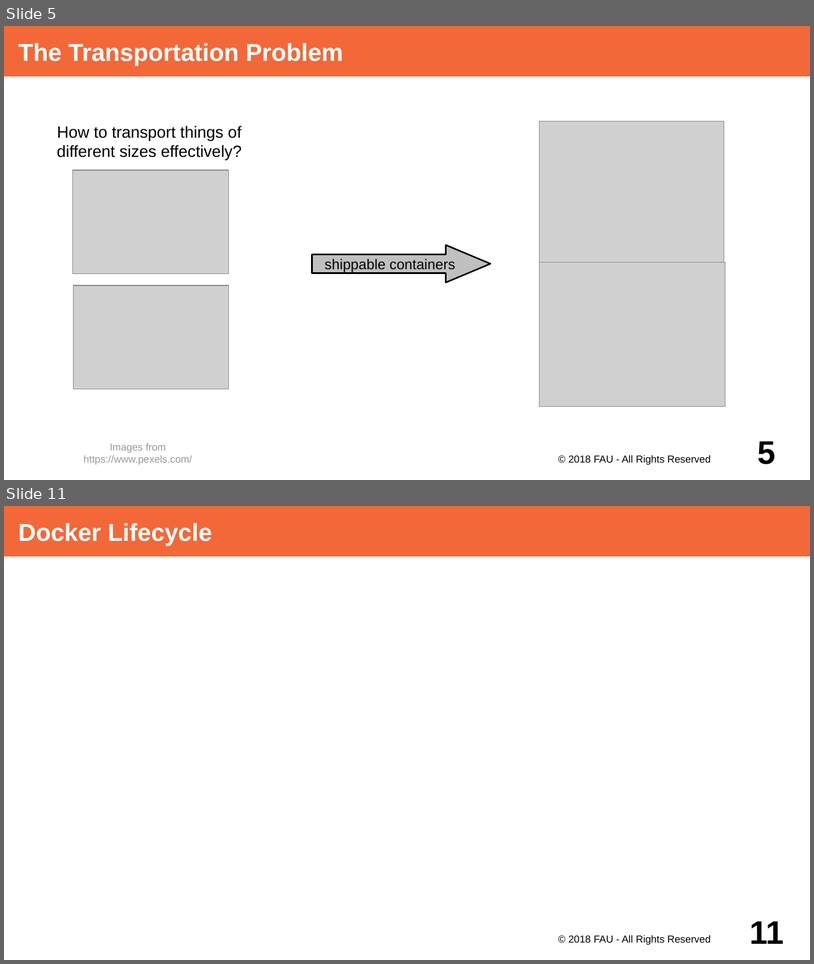
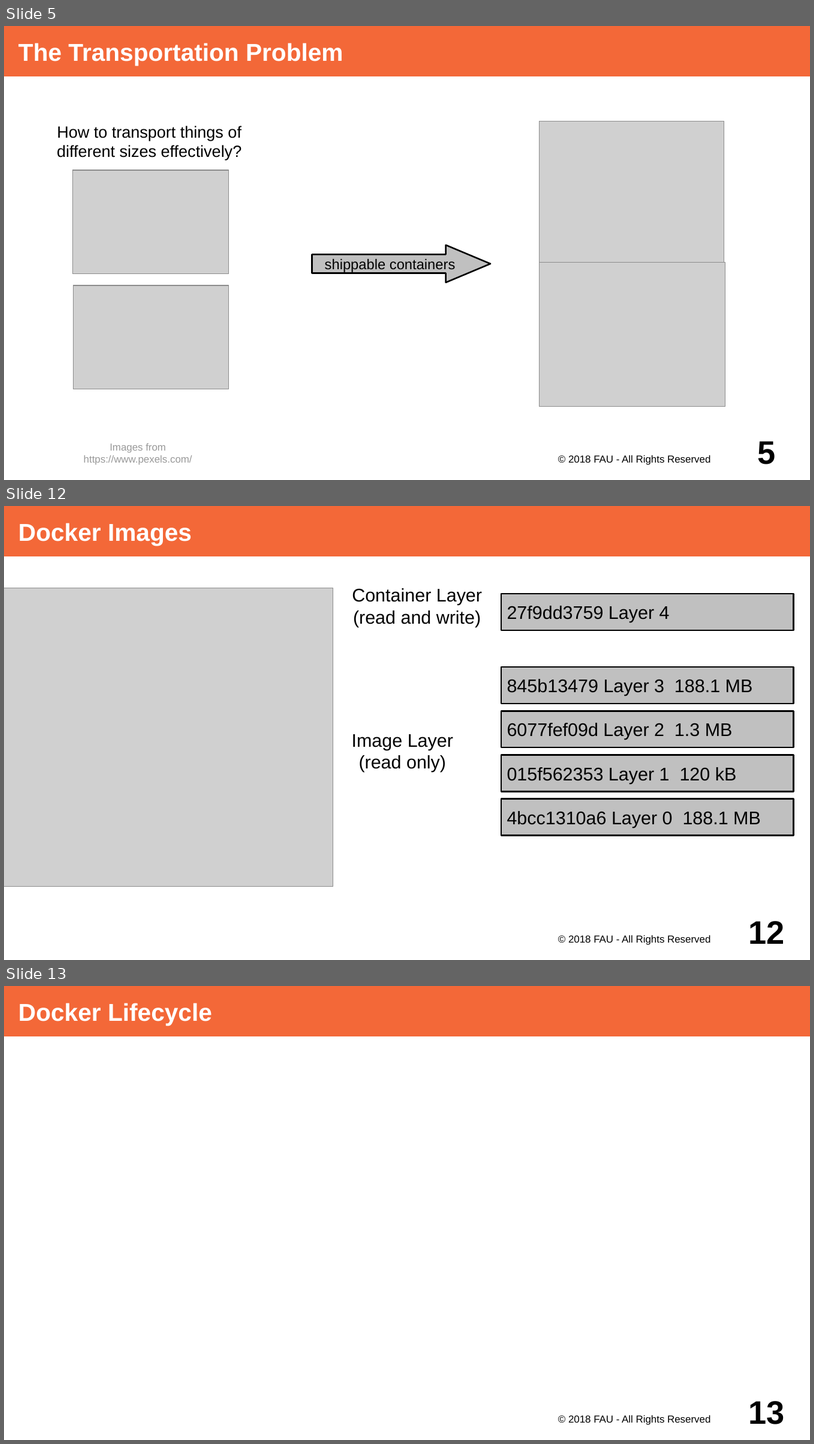
Before and after one commit to dirkriehle/adap-course, a slide deck: Lecture Slides/ADAP Z01 - Containerization.odp. Shown one above the other, each under a label of ours: slides 5 and 11 before the commit, slides 5, 12 and 13 after it; the slides between them are not shown. The pictures are 814x964 and 814x1444 pixels, drawn with LibreOffice and Linux fonts; fonts in the diff are those of the drawing; grey boxes stand for pictures. Boxes give left, top, right and bottom in pixels: in the first picture for what was removed or moved away, otherwise in the second. Text is boxed around its words. In the diff, an @@ line names an element or a change of style, - is before the commit and + after.

Commit message:
Extend Containerization slides

```diff
--- a/Lecture Slides/ADAP Z01 - Containerization.odp
+++ b/Lecture Slides/ADAP Z01 - Containerization.odp
@@ slide 12 added at (4, 506, 810, 960), background #FFFFFF @@
@@ title added at (4, 506, 810, 556), fill #F36838, 24 pt, text #FFFFFF, bold @@
+Docker Images
@@ picture added at (4, 588, 333, 886) @@
@@ text added at (352, 588, 482, 627), 18 pt, text #000000 @@
+Container Layer
+(read and write)
@@ rectangle added at (501, 594, 794, 630), fill #C0C0C0, outline #000000 1.45 pt, 18 pt, text #000000 @@
+27f9dd3759 Layer 4
@@ rectangle added at (501, 667, 794, 703), fill #C0C0C0, outline #000000 1.45 pt, 18 pt, text #000000 @@
+845b13479 Layer 3 188.1 MB
@@ rectangle added at (501, 711, 794, 747), fill #C0C0C0, outline #000000 1.45 pt, 18 pt, text #000000 @@
+6077fef09d Layer 2 1.3 MB
@@ text added at (352, 734, 453, 772), 18 pt, text #000000 @@
+Image Layer
+(read only)
@@ rectangle added at (501, 755, 794, 792), fill #C0C0C0, outline #000000 1.45 pt, 18 pt, text #000000 @@
+015f562353 Layer 1 120 kB
@@ rectangle added at (501, 799, 794, 835), fill #C0C0C0, outline #000000 1.45 pt, 18 pt, text #000000 @@
+4bcc1310a6 Layer 0 188.1 MB
@@ text added at (569, 934, 711, 945), 10 pt, text #000000 @@
+© 2018 FAU - All Rights Reserved
@@ page number added at (749, 921, 785, 943), 32 pt, text #000000, bold @@
+12
@@ what was slide 11 is now slide 13 @@
@@ page number at (749, 1401, 785, 1424): text changed @@
-11
+13
```
Also in this commit, not shown: 7 slides changed, 1 other slide added.
